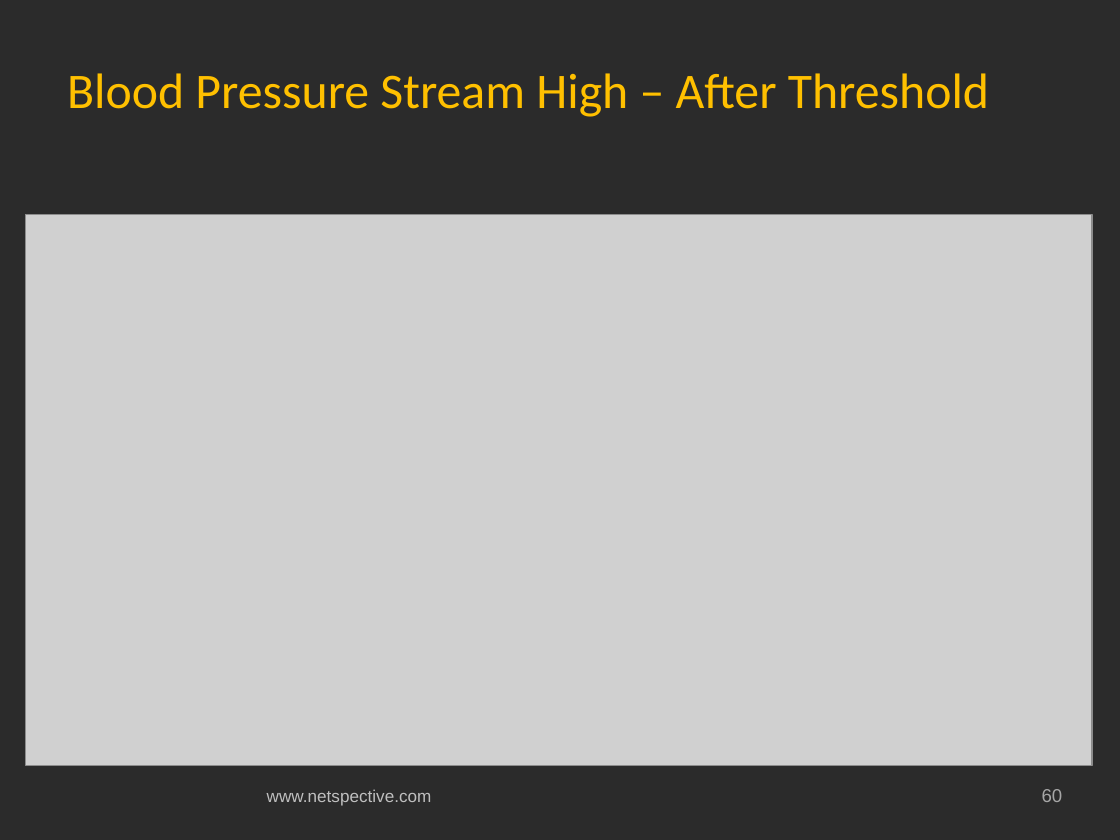
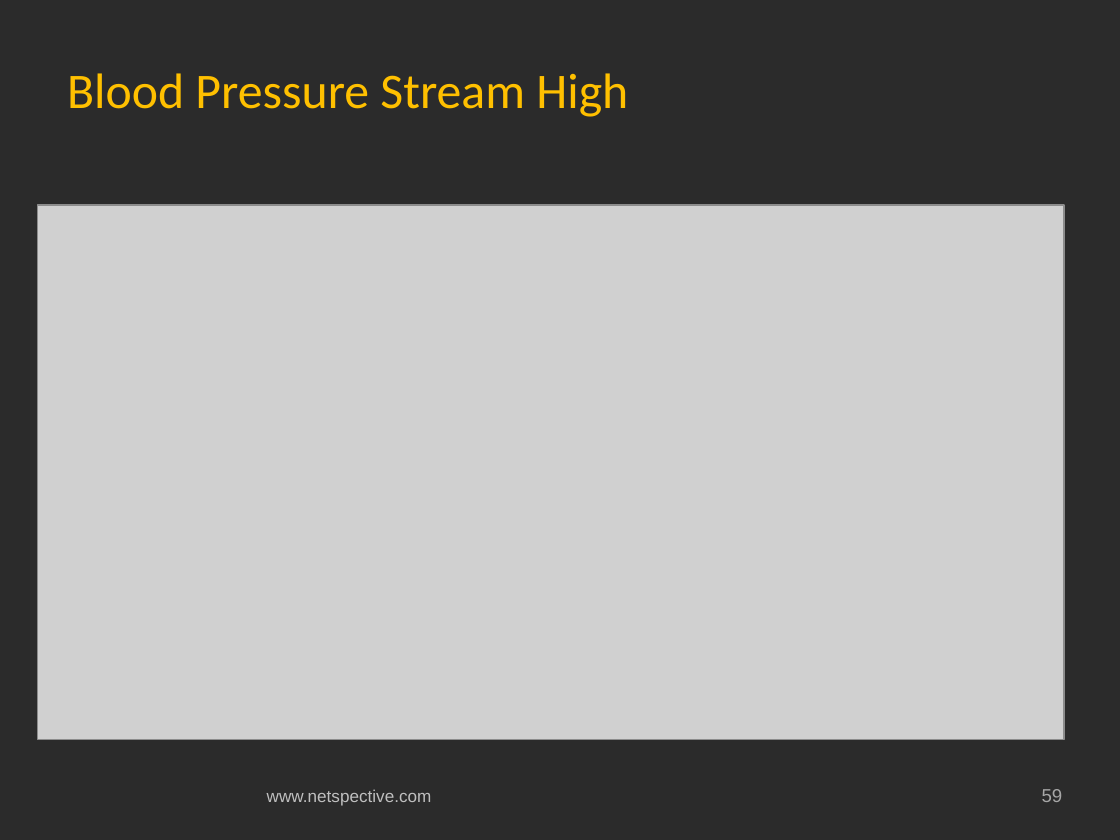
Before and after one commit to netspective/fluent, a slide deck: slide 59 of support/documents/Covidien Gateway Prototype Project Status and Plan.pptx (slide 60 before the commit). Drawn at 1120x840 pixels with LibreOffice and Linux fonts; fonts in the diff are those of the drawing; grey boxes stand for pictures; background and template pictures are left out; a plain dark background stands for a picture behind light text. Boxes give left, top, right and bottom in pixels: in the first picture for what was removed or moved away, otherwise in the second. Text is boxed around its words. In the diff, an @@ line names an element or a change of style, - is before the commit and + after.

```diff
--- a/support/documents/Covidien Gateway Prototype Project Status and Plan.pptx
+++ b/support/documents/Covidien Gateway Prototype Project Status and Plan.pptx
@@ title at (x1=67, y1=73, x2=628, y2=117): text changed @@
-Blood Pressure Stream High – After Threshold
+Blood Pressure Stream High
@@ picture resized from (x1=26, y1=215, x2=1092, y2=766) to (x1=37, y1=205, x2=1064, y2=739) @@
@@ page number at (x1=1042, y1=789, x2=1063, y2=802): text changed @@
-60
+59
```
Also in this commit, not shown: 6 other slides changed, 5 slides added, 3 slides removed.
